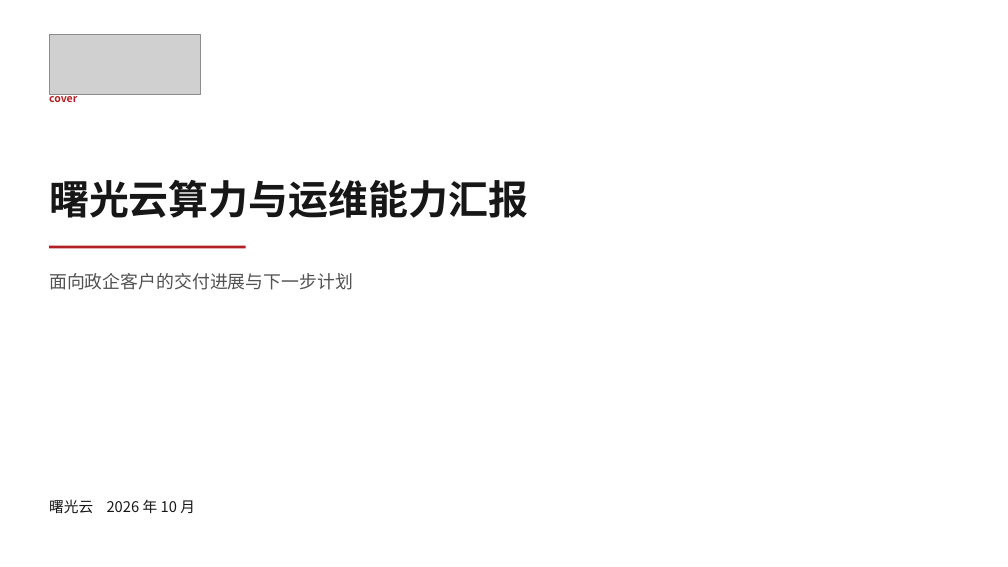
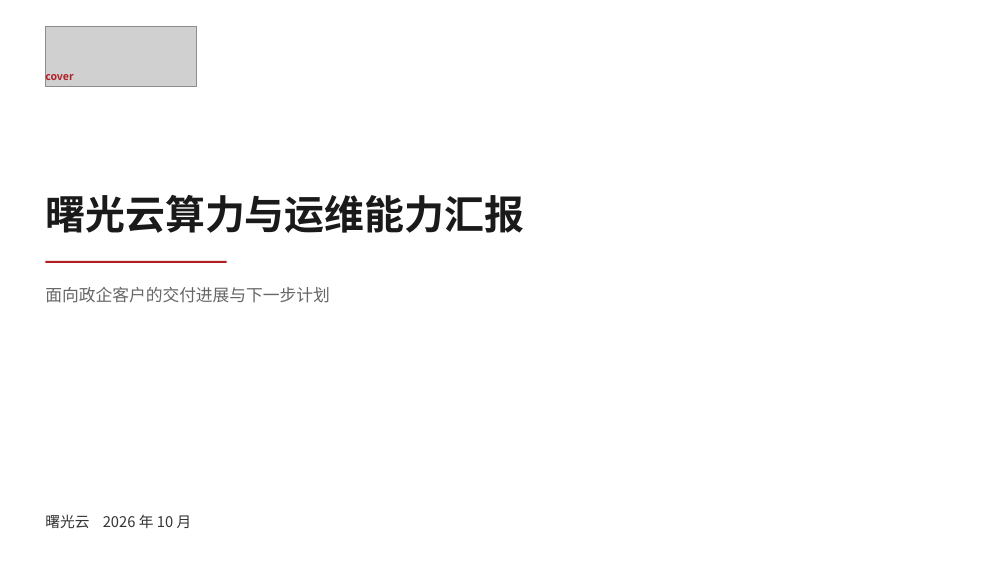
Before and after one commit to tao66175545-boop/sugon-cloud-skillui, a slide deck: slide 1 of skills/sugon-ppt-template/examples/sample-deck.pptx. Drawn at 1008x567 pixels with LibreOffice and Linux fonts; fonts in the diff are those of the drawing; grey boxes stand for pictures. Boxes give left, top, right and bottom in pixels: in the first picture for what was removed or moved away, otherwise in the second. Text is boxed around its words. In the diff, an @@ line names an element or a change of style, - is before the commit and + after.

Commit message:
feat(ppt): P0 redesign — theme tokens, layoutCards, ≤40 masters (0.4.5)
Implement 高级PPT设计专家 P0: freeze theme.mjs, fix contrast, parameterize
cards, restrain brand red, converge sample deck from 100 to 40 masters.

```diff
--- a/skills/sugon-ppt-template/examples/sample-deck.pptx
+++ b/skills/sugon-ppt-template/examples/sample-deck.pptx
@@ picture: place and size @@
-picture at bbox=[49, 34, 200, 95]
+picture at bbox=[45, 26, 197, 87]
@@ text "cover": place and size @@
-text "cover" at bbox=[49, 91, 77, 105]
+text "cover" at bbox=[45, 69, 73, 83]
@@ text "曙光云算力与运维能力汇报": place and size @@
-text "曙光云算力与运维能力汇报" at bbox=[49, 180, 528, 218]
+text "曙光云算力与运维能力汇报" at bbox=[45, 195, 524, 233]
@@ text "曙光云算力与运维能力汇报" at bbox=[45, 195, 524, 233]: text colour #171717 to #1A1A1A @@
@@ rectangle: place and size @@
-rectangle at bbox=[49, 246, 246, 249]
+rectangle at bbox=[45, 261, 227, 263]
@@ text "面向政企客户的交付进展与下一步计划": place and size @@
-text "面向政企客户的交付进展与下一步计划" at bbox=[49, 273, 353, 290]
+text "面向政企客户的交付进展与下一步计划" at bbox=[45, 287, 330, 303]
@@ text "面向政企客户的交付进展与下一步计划" at bbox=[45, 287, 330, 303]: size 17 to 16 pt, text colour #525252 to #666666 @@
@@ text "曙光云 2026 年 10 月": place and size @@
-text "曙光云 2026 年 10 月" at bbox=[49, 499, 195, 513]
+text "曙光云 2026 年 10 月" at bbox=[45, 514, 192, 528]
@@ text "曙光云 2026 年 10 月" at bbox=[45, 514, 192, 528]: text colour #171717 to #333333 @@
```
Also in this commit, not shown: 8 other slides changed, 31 slides added, 91 slides removed, 20 other files.
